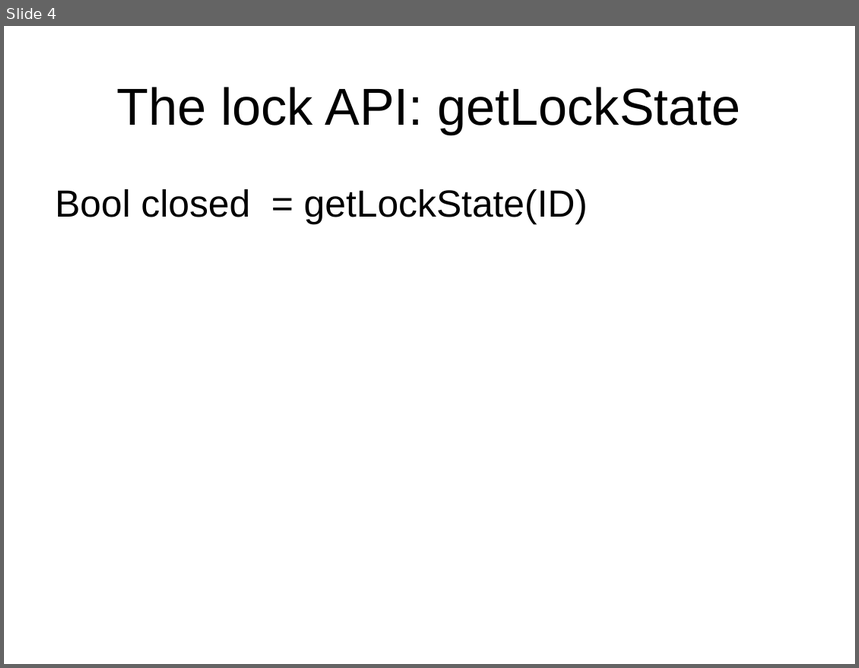
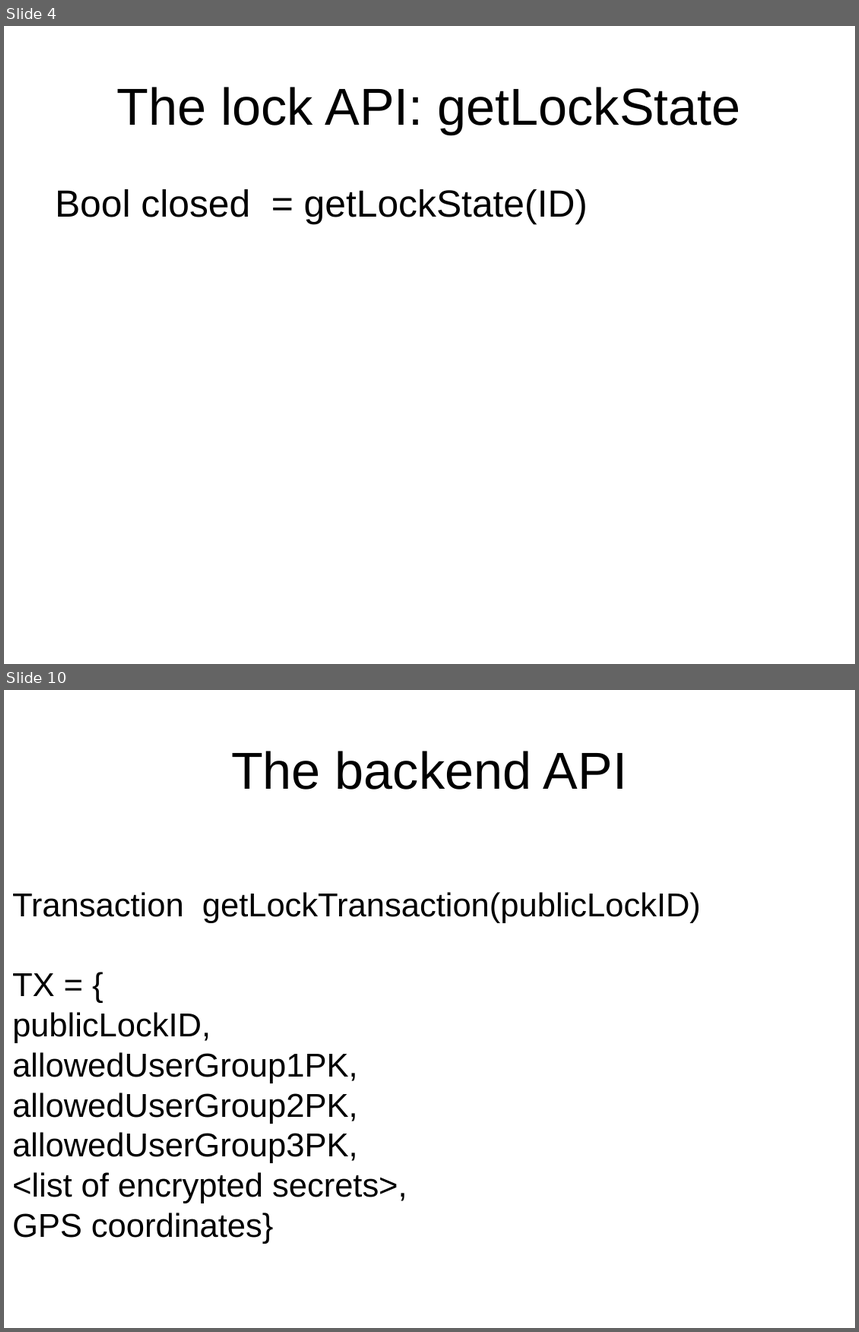
Before and after one commit to blockTeamhackathon/documents, a slide deck: B’Lock.ppt. Shown one above the other, each under a label of ours: slide 4 before the commit, slides 4 and 10 after it; the slides between them are not shown. The pictures are 859x668 and 859x1332 pixels, drawn with LibreOffice and Linux fonts; fonts in the diff are those of the drawing. Boxes give left, top, right and bottom in pixels: in the first picture for what was removed or moved away, otherwise in the second. Text is boxed around its words. In the diff, an @@ line names an element or a change of style, - is before the commit and + after.

Commit message:
V2 with the backend API

```diff
--- a/B’Lock.ppt
+++ b/B’Lock.ppt
@@ slide 10 added at (4,690,855,1328), background #FFFFFF @@
@@ title added at (231,751,627,790), 44 pt, text #000000 @@
+The backend API
@@ text added at (12,892,701,1244), 28 pt, text #000000 @@
+Transaction getLockTransaction(publicLockID)
+TX = {
+publicLockID,
+allowedUserGroup1PK,
+allowedUserGroup2PK,
+allowedUserGroup3PK,
+<list of encrypted secrets>,
+GPS coordinates}
```
Also in this commit, not shown: 4 slides changed, 4 other slides added.
